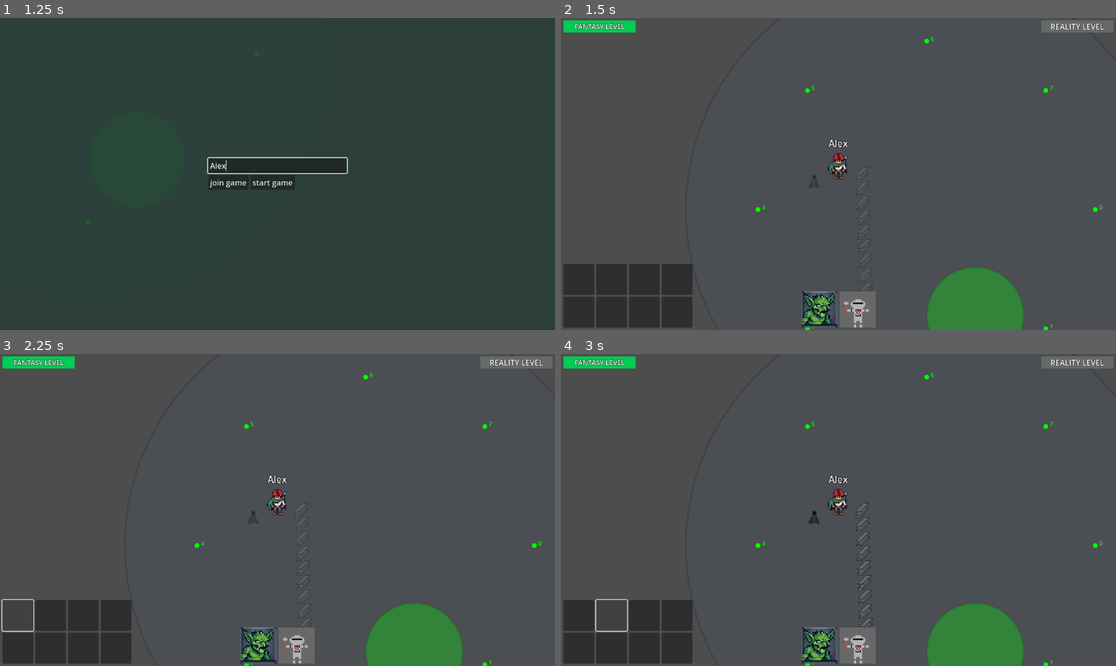
Above: before the commit, frames 1-4 (two rows, left to right).
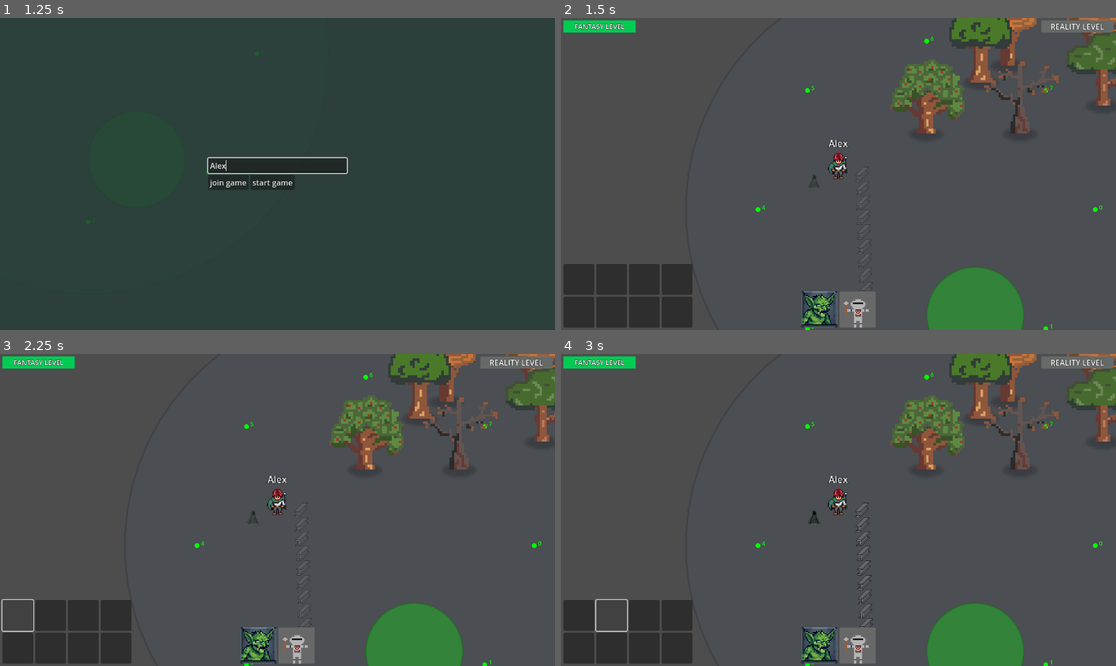
Above: after the commit, the same moments.

Repository: jekstrom/dungeonmasterdad
Game: Godot game, scene res://playground.tscn
Two runs of this game, one before a commit and one after it. Both use one fixed random seed, a clock stepped at 60 frames per second and the inputs below.
Inputs (mouse positions are in pixels of both pictures, inside the frame that each line leads up to):
- Up to frame 1 (1.25 s): click (277, 164) at 0.52 s; type "Alex" at 0.6 s
- Up to frame 2 (1.5 s): click "start game" at 1.25 s
- Up to frame 3 (2.25 s): click (16, 616) at 2 s
- Up to frame 4 (3 s): click (610, 616) at 2.77 s

Frame 1 is identical in both runs. In frame 2, 4.7% of the frame differs, in the area x 59-100%, y 0-37%; in frame 3, 4.7%; in frame 4, 4.7%.

Commit message:
Fix collisions. Add trees.

Diff:
--- a/dm/dm.tscn
+++ b/dm/dm.tscn
@@ -7,12 +7,10 @@
 [ext_resource type="PackedScene" uid="uid://si6i5r1yric1" path="res://spells/fireball/fireball_spell.tscn" id="3_rnenc"]
 [ext_resource type="Script" uid="uid://cmnal6wlqesuq" path="res://dm/scripts/dm_idle_state.gd" id="4_g7l52"]
 [ext_resource type="Script" uid="uid://dr1mlo553wqnp" path="res://dm/scripts/dm_walk_state.gd" id="5_1yv43"]
-[ext_resource type="Script" uid="uid://davlq6nrmtd1c" path="res://scripts/hitbox.gd" id="6_wdqou"]
 [ext_resource type="Script" uid="uid://dtedc1udmbghb" path="res://dm/scripts/dm_camera.gd" id="7_5uq1k"]
+[ext_resource type="PackedScene" uid="uid://c1c212xev4n6e" path="res://hitbox.tscn" id="9_rnenc"]
 
 [sub_resource type="CircleShape2D" id="CircleShape2D_f7x0i"]
-
-[sub_resource type="CapsuleShape2D" id="CapsuleShape2D_1yv43"]
 
 [sub_resource type="Animation" id="Animation_wdqou"]
 length = 0.001
@@ -159,8 +157,11 @@
 properties/4/spawn = true
 properties/4/replication_mode = 1
 
+[sub_resource type="CapsuleShape2D" id="CapsuleShape2D_6hcig"]
+
 [node name="Dm" type="CharacterBody2D"]
 scale = Vector2(1.2, 1.2)
+collision_mask = 16
 motion_mode = 1
 script = ExtResource("1_x8nee")
 targeting_scene = ExtResource("2_s1sn4")
@@ -169,14 +170,6 @@
 [node name="CollisionShape2D" type="CollisionShape2D" parent="."]
 position = Vector2(0, -2)
 shape = SubResource("CircleShape2D_f7x0i")
-
-[node name="Hitbox" type="Area2D" parent="."]
-position = Vector2(0, -9)
-script = ExtResource("6_wdqou")
-
-[node name="CollisionShape2D" type="CollisionShape2D" parent="Hitbox"]
-shape = SubResource("CapsuleShape2D_1yv43")
-debug_color = Color(0.88186127, 0.27087694, 0.5170698, 0.41960785)
 
 [node name="Sprite2D" type="Sprite2D" parent="."]
 texture_filter = 1
@@ -222,3 +215,9 @@
 [node name="AudioStreamPlayer2D" type="AudioStreamPlayer2D" parent="."]
 
 [node name="AudioListener2D" type="AudioListener2D" parent="."]
+
+[node name="Hitbox" parent="." instance=ExtResource("9_rnenc")]
+
+[node name="CollisionShape2D" type="CollisionShape2D" parent="Hitbox"]
+position = Vector2(0, -7.5)
+shape = SubResource("CapsuleShape2D_6hcig")
--- /dev/null
+++ b/doodads/tree.gd
@@ -0,0 +1,50 @@
+@tool
+class_name TreeDoodad extends Node2D
+
+@export var tree_type: int = -1: set = _set_tree_type
+@onready var sprite_2d: Sprite2D = $Sprite2D
+
+func _enter_tree() -> void:
+	if Engine.is_editor_hint():
+		_ensure_unique_texture()
+
+func _ready() -> void:
+	_ensure_unique_texture()
+	_update_texture()
+	if Engine.is_editor_hint(): return
+
+func _update_texture() -> void:
+	if not _resolve_sprite(): return
+	if not sprite_2d.texture is AtlasTexture: return
+	if tree_type < 0:
+		tree_type = randi_range(0, 9)
+	(sprite_2d.texture as AtlasTexture).region = Rect2(tree_type * 32, 0, 32, 32)
+
+func _set_tree_type(_value: int) -> void:
+	tree_type = _value
+	if not is_inside_tree() or not _resolve_sprite():
+		if Engine.is_editor_hint():
+			call_deferred("_apply_tree_type")
+		return
+	_apply_tree_type()
+
+func _apply_tree_type() -> void:
+	_ensure_unique_texture()
+	_update_texture()
+
+func _ensure_unique_texture() -> void:
+	if not _resolve_sprite(): return
+	if not sprite_2d.texture: return
+	if sprite_2d.texture is AtlasTexture:
+		var owner_id := get_instance_id()
+		var texture_owner_id = sprite_2d.texture.get_meta("tree_owner_id", -1)
+		if texture_owner_id != owner_id:
+			var unique_texture = sprite_2d.texture.duplicate(true) as AtlasTexture
+			unique_texture.resource_local_to_scene = true
+			unique_texture.set_meta("tree_owner_id", owner_id)
+			sprite_2d.texture = unique_texture
+
+func _resolve_sprite() -> bool:
+	if sprite_2d: return true
+	sprite_2d = get_node_or_null("Sprite2D")
+	return sprite_2d != null
--- /dev/null
+++ b/doodads/tree.tscn
@@ -0,0 +1,37 @@
+[gd_scene load_steps=6 format=3 uid="uid://h7p7to6n20ld"]
+
+[ext_resource type="Script" uid="uid://bpsy71u3jig2f" path="res://doodads/tree.gd" id="1_26se8"]
+[ext_resource type="Texture2D" uid="uid://b2sgp6av3qrnf" path="res://sprites/tree.png" id="2_p035c"]
+[ext_resource type="Texture2D" uid="uid://dnhaymu1d41d4" path="res://sprites/Shadow.png" id="3_ioyue"]
+
+[sub_resource type="AtlasTexture" id="AtlasTexture_p035c"]
+atlas = ExtResource("2_p035c")
+region = Rect2(0, 0, 32, 32)
+
+[sub_resource type="RectangleShape2D" id="RectangleShape2D_52uuo"]
+size = Vector2(8, 9)
+
+[node name="Tree" type="Node2D"]
+script = ExtResource("1_26se8")
+
+[node name="Sprite2D" type="Sprite2D" parent="."]
+y_sort_enabled = true
+position = Vector2(0, -80)
+scale = Vector2(5, 5)
+texture = SubResource("AtlasTexture_p035c")
+
+[node name="Shadow" type="Sprite2D" parent="Sprite2D"]
+modulate = Color(0.20511743, 0.20511743, 0.20511743, 1)
+z_index = -1
+position = Vector2(0, 16)
+scale = Vector2(0.5, 0.5)
+texture = ExtResource("3_ioyue")
+
+[node name="StaticBody2D" type="StaticBody2D" parent="."]
+scale = Vector2(5.320001, 5)
+collision_layer = 16
+collision_mask = 0
+
+[node name="CollisionShape2D" type="CollisionShape2D" parent="StaticBody2D"]
+position = Vector2(0, -4.5)
+shape = SubResource("RectangleShape2D_52uuo")
--- a/goblin/knight/knight.tscn
+++ b/goblin/knight/knight.tscn
@@ -9,6 +9,7 @@
 [ext_resource type="Script" uid="uid://dfm3rswj3txub" path="res://goblin/states/enemy_state_stun.gd" id="8_2sq8p"]
 [ext_resource type="Script" uid="uid://co5n4dtbd68nn" path="res://goblin/knight/blitz_charge_up_state.gd" id="8_l1v6a"]
 [ext_resource type="Texture2D" uid="uid://dt4icgcs5dbex" path="res://goblin/DestroySmoke.png" id="9_1odav"]
+[ext_resource type="PackedScene" uid="uid://cmhep8oix5sk6" path="res://hurtbox.tscn" id="10_ow3uk"]
 
 [sub_resource type="CapsuleShape2D" id="CapsuleShape2D_57eei"]
 radius = 6.0
@@ -89,7 +90,16 @@
 properties/3/replication_mode = 1
 properties/4/path = NodePath("CPUParticles2D:emitting")
 properties/4/spawn = true
-properties/4/replication_mode = 1
+properties/4/replication_mode = 2
+properties/5/path = NodePath("shadow:position")
+properties/5/spawn = true
+properties/5/replication_mode = 1
+properties/6/path = NodePath("Sprite2D:position")
+properties/6/spawn = true
+properties/6/replication_mode = 1
+properties/7/path = NodePath("Sprite2D:modulate")
+properties/7/spawn = true
+properties/7/replication_mode = 1
 
 [sub_resource type="Animation" id="Animation_ow3uk"]
 resource_name = "RESET"
@@ -152,6 +162,8 @@
 colors = PackedColorArray(0.14509805, 0.54901963, 0.58431375, 1, 0.4764589, 0.5522867, 0.040593535, 1, 1, 1, 1, 1)
 metadata/_snap_enabled = true
 metadata/_snap_count = 14
+
+[sub_resource type="CapsuleShape2D" id="CapsuleShape2D_l1v6a"]
 
 [node name="Knight" type="CharacterBody2D"]
 collision_layer = 256
@@ -239,3 +251,10 @@
 angle_max = 180.0
 color = Color(0.99999994, 0.93888134, 0.9839874, 0.80784315)
 color_ramp = SubResource("Gradient_k6n1b")
+
+[node name="Hurtbox" parent="." instance=ExtResource("10_ow3uk")]
+modulate = Color(1, 0.101960786, 0.12941177, 1)
+
+[node name="CollisionShape2D" type="CollisionShape2D" parent="Hurtbox"]
+position = Vector2(0, -15)
+shape = SubResource("CapsuleShape2D_l1v6a")
--- /dev/null
+++ b/hitbox.tscn
@@ -0,0 +1,9 @@
+[gd_scene load_steps=2 format=3 uid="uid://c1c212xev4n6e"]
+
+[ext_resource type="Script" uid="uid://davlq6nrmtd1c" path="res://scripts/hitbox.gd" id="1_orx6n"]
+
+[node name="Hitbox" type="Area2D"]
+collision_layer = 256
+collision_mask = 0
+monitoring = false
+script = ExtResource("1_orx6n")
--- /dev/null
+++ b/hurtbox.tscn
@@ -0,0 +1,9 @@
+[gd_scene load_steps=2 format=3 uid="uid://cmhep8oix5sk6"]
+
+[ext_resource type="Script" uid="uid://dqetrsmnknn0f" path="res://scripts/hurtbox.gd" id="1_id7pq"]
+
+[node name="Hurtbox" type="Area2D"]
+collision_layer = 0
+collision_mask = 2
+monitorable = false
+script = ExtResource("1_id7pq")
--- a/player/player.gd
+++ b/player/player.gd
@@ -17,6 +17,10 @@
 @export var num_shadows: int = 0
 @export var shadow_scene: PackedScene
 
+@onready var hitbox: Hitbox = $Hitbox
+@onready var animation_player: AnimationPlayer = $AnimationPlayer
+@onready var sprite: Sprite2D = $Sprite2D
+
 @export var sync_name: String:
 	set(val):
 		sync_name = val
@@ -41,8 +45,6 @@
 	if multiplayer.has_multiplayer_peer() and id > 0:
 		set_multiplayer_authority(id)
 
-@onready var animation_player: AnimationPlayer = $AnimationPlayer
-@onready var sprite: Sprite2D = $Sprite2D
 func _ready() -> void:
 	if is_multiplayer_authority():
 		camera_2d.make_current()
@@ -63,6 +65,7 @@
 
 	# Connect to death system signals for respawn handling
 	SignalBus.player_respawn_completed.connect(_on_player_respawn_completed)
+	hitbox.Damaged.connect(take_damage)
 
 func dm_unlock_listener(unlock_name: String) -> void:
 	if unlock_name == "shadow_zone" and DmUnlocks.dm_unlocks.get("shadow_zone"):
@@ -203,3 +206,8 @@
 		force_snake_state()
 	else:
 		force_idle_state()
+
+func take_damage(_hurt_box: Hurtbox) -> void:
+	if not multiplayer.is_server(): return
+	if invulnerable: return
+	DeathSystem.request_player_death(int(name), position)
--- a/player/player.tscn
+++ b/player/player.tscn
@@ -1,7 +1,6 @@
 [gd_scene load_steps=23 format=3 uid="uid://cof1o04wsy0rc"]
 
 [ext_resource type="Script" uid="uid://t4prbjbidme4" path="res://player/player.gd" id="1_kwy1i"]
-[ext_resource type="Script" uid="uid://davlq6nrmtd1c" path="res://scripts/hitbox.gd" id="2_h8j5k"]
 [ext_resource type="Texture2D" uid="uid://dkc4x6ya465y1" path="res://player/sprites/PlayerSprite02.png" id="3_4tdu3"]
 [ext_resource type="Script" uid="uid://dbyqwxcdrpqrb" path="res://player/scripts/player_state_machine.gd" id="4_cbkgn"]
 [ext_resource type="Script" uid="uid://bofvq87df5yb3" path="res://player/scripts/player_idle_state.gd" id="5_yfnbg"]
@@ -11,10 +10,9 @@
 [ext_resource type="Script" uid="uid://cir5naicjhu00" path="res://player/scripts/player_death_state.gd" id="8_death"]
 [ext_resource type="PackedScene" uid="uid://be52gho0i3dak" path="res://player/shadow_scene.tscn" id="8_hg6s5"]
 [ext_resource type="Script" uid="uid://hd8soioq8iyn" path="res://player/scripts/player_respawn_wait_state.gd" id="9_respawn"]
+[ext_resource type="PackedScene" uid="uid://c1c212xev4n6e" path="res://hitbox.tscn" id="11_2ieo8"]
 
 [sub_resource type="CircleShape2D" id="CircleShape2D_f7x0i"]
-
-[sub_resource type="CapsuleShape2D" id="CapsuleShape2D_1yv43"]
 
 [sub_resource type="Animation" id="Animation_wdqou"]
 length = 0.001
@@ -164,7 +162,10 @@
 properties/5/spawn = true
 properties/5/replication_mode = 1
 
+[sub_resource type="CapsuleShape2D" id="CapsuleShape2D_ebec5"]
+
 [node name="Player" type="CharacterBody2D"]
+collision_mask = 16
 motion_mode = 1
 script = ExtResource("1_kwy1i")
 shadow_scene = ExtResource("8_hg6s5")
@@ -172,14 +173,6 @@
 [node name="CollisionShape2D" type="CollisionShape2D" parent="."]
 position = Vector2(0, -2)
 shape = SubResource("CircleShape2D_f7x0i")
-
-[node name="Hitbox" type="Area2D" parent="."]
-position = Vector2(0, -9)
-script = ExtResource("2_h8j5k")
-
-[node name="CollisionShape2D" type="CollisionShape2D" parent="Hitbox"]
-shape = SubResource("CapsuleShape2D_1yv43")
-debug_color = Color(0.88186127, 0.27087694, 0.5170698, 0.41960785)
 
 [node name="Sprite2D" type="Sprite2D" parent="."]
 modulate = Color(0.375291, 0.70107734, 0.39509186, 1)
@@ -235,3 +228,11 @@
 theme_override_constants/outline_size = 3
 text = "Paper Pusher"
 horizontal_alignment = 1
+
+[node name="Hitbox" parent="." instance=ExtResource("11_2ieo8")]
+collision_layer = 2
+
+[node name="CollisionShape2D" type="CollisionShape2D" parent="Hitbox"]
+position = Vector2(0, -10)
+shape = SubResource("CapsuleShape2D_ebec5")
+debug_color = Color(0.75218695, 0.355202, 0.7434574, 0.41960785)
--- a/playground.tscn
+++ b/playground.tscn
@@ -20,6 +20,7 @@
 [ext_resource type="Script" uid="uid://c0kl4pny1scqf" path="res://scripts/debug.gd" id="21_jufm4"]
 [ext_resource type="PackedScene" uid="uid://be52gho0i3dak" path="res://player/shadow_scene.tscn" id="21_u2qr3"]
 [ext_resource type="PackedScene" uid="uid://bebn5r64gbvmg" path="res://goblin/knight/knight.tscn" id="22_ymgag"]
+[ext_resource type="PackedScene" uid="uid://h7p7to6n20ld" path="res://doodads/tree.tscn" id="23_u2qr3"]
 [ext_resource type="Script" uid="uid://3wvfcisfslpa" path="res://scripts/pickup_spawner.gd" id="24_vnugj"]
 [ext_resource type="Script" uid="uid://dcbuj26qlyp1r" path="res://scripts/building_spawner.gd" id="25_building"]
 
@@ -90,3 +91,47 @@
 spawn_path = NodePath("..")
 script = ExtResource("20_ymgag")
 trail_scene = ExtResource("21_u2qr3")
+
+[node name="Tree" parent="." instance=ExtResource("23_u2qr3")]
+position = Vector2(351, -225)
+tree_type = 4
+
+[node name="Tree2" parent="." instance=ExtResource("23_u2qr3")]
+position = Vector2(295, -190)
+tree_type = 0
+
+[node name="Tree3" parent="." instance=ExtResource("23_u2qr3")]
+position = Vector2(529, -235)
+tree_type = 4
+
+[node name="Tree4" parent="." instance=ExtResource("23_u2qr3")]
+position = Vector2(731, -243)
+tree_type = 1
+
+[node name="Tree5" parent="." instance=ExtResource("23_u2qr3")]
+position = Vector2(626, -185)
+tree_type = 6
+
+[node name="Tree6" parent="." instance=ExtResource("23_u2qr3")]
+position = Vector2(549, -142)
+tree_type = 3
+
+[node name="Tree7" parent="." instance=ExtResource("23_u2qr3")]
+position = Vector2(985, -148)
+tree_type = 9
+
+[node name="Tree8" parent="." instance=ExtResource("23_u2qr3")]
+position = Vector2(848, -149)
+tree_type = 8
+
+[node name="Tree9" parent="." instance=ExtResource("23_u2qr3")]
+position = Vector2(722, -123)
+tree_type = 7
+
+[node name="Tree10" parent="." instance=ExtResource("23_u2qr3")]
+position = Vector2(377, -84)
+tree_type = 5
+
+[node name="Tree11" parent="." instance=ExtResource("23_u2qr3")]
+position = Vector2(182, -84)
+tree_type = 2
Not shown, added: doodads/tree.gd.uid
Not shown: 1 places in goblin/knight/knight.tscn that only renumber resources
Not shown: 1 places in playground.tscn that only renumber resources
Binary file added: sprites/tree.aseprite
Binary file added: sprites/tree.png
Not shown, added: sprites/tree.png.import
